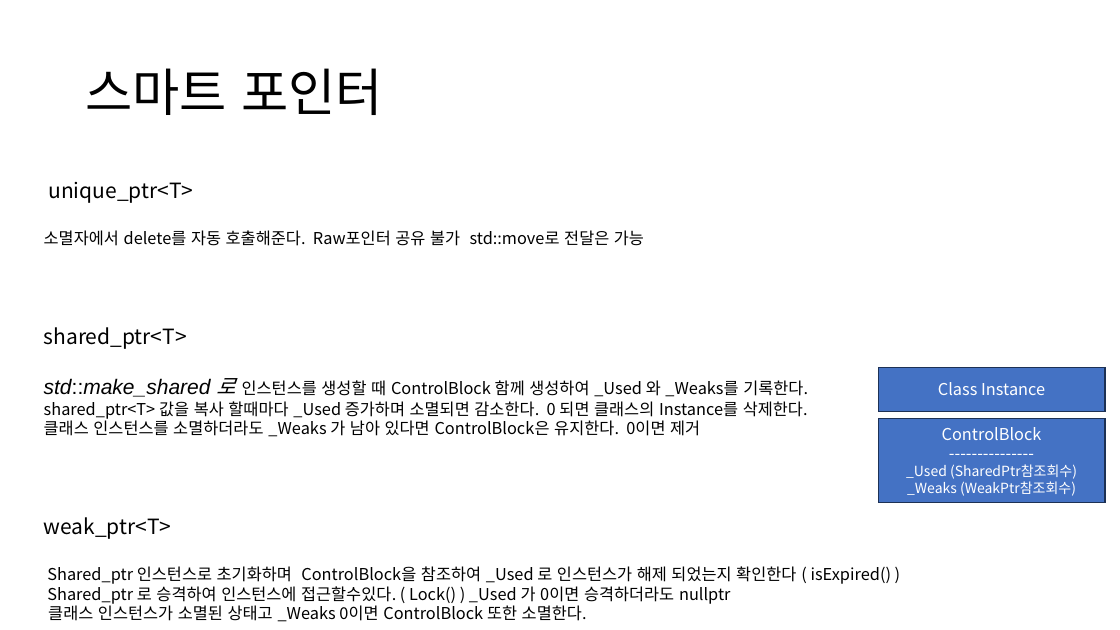
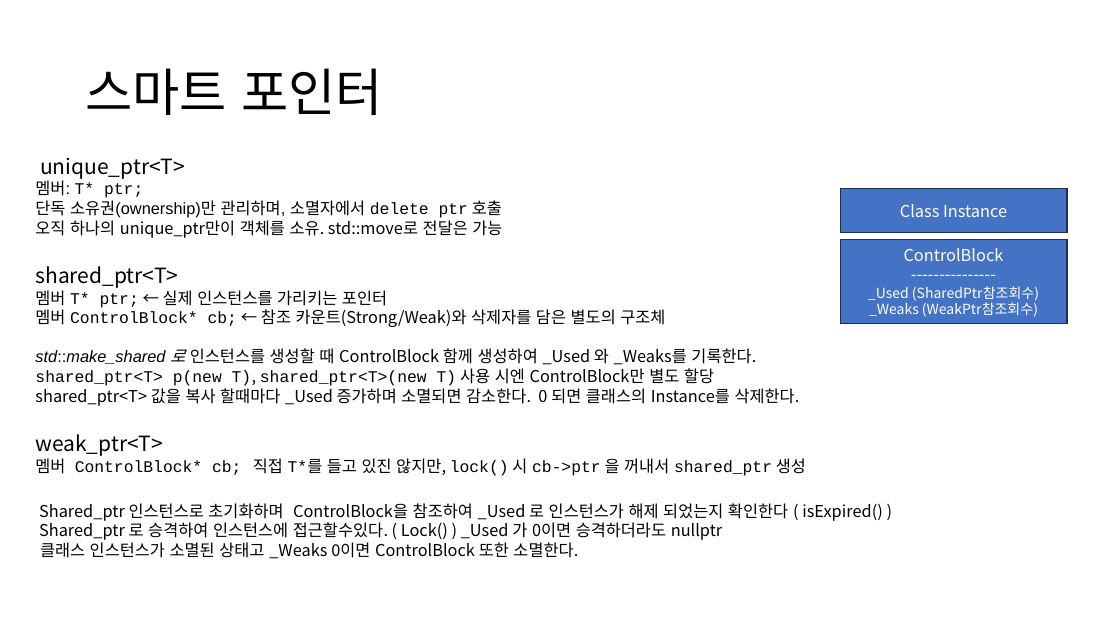
Before and after one commit to ldw9981/Direct2D_1.4, a slide deck: slide 4 of ppt/자원공유.pptx. Drawn at 1120x630 pixels with LibreOffice and Linux fonts; fonts in the diff are those of the drawing. Boxes give left, top, right and bottom in pixels: in the first picture for what was removed or moved away, otherwise in the second. Text is boxed around its words. In the diff, an @@ line names an element or a change of style, - is before the commit and + after.

Commit message:
update

```diff
--- a/ppt/자원공유.pptx
+++ b/ppt/자원공유.pptx
@@ text "unique_ptr<T>": place and size @@
-text "unique_ptr<T>" at box(44, 182, 891, 622)
+text "unique_ptr<T>" at box(35, 158, 882, 559)
@@ text at box(35, 180, 502, 238): text changed @@
-소멸자에서 delete를 자동 호출해준다. Raw포인터 공유 불가 std::move로 전달은 가능
+멤버: T* ptr;
+단독 소유권(ownership)만 관리하며, 소멸자에서 delete ptr 호출
+오직 하나의 unique_ptr만이 객체를 소유. std::move로 전달은 가능
@@ rectangle "Class Instance": place and size @@
-rectangle "Class Instance" at box(879, 367, 1106, 412)
+rectangle "Class Instance" at box(840, 188, 1067, 233)
@@ rectangle "ControlBlock": place and size @@
-rectangle "ControlBlock" at box(879, 418, 1106, 502)
+rectangle "ControlBlock" at box(840, 239, 1067, 323)
@@ text at box(35, 290, 665, 327): paragraphs added @@
+멤버 T* ptr; ← 실제 인스턴스를 가리키는 포인터
+멤버 ControlBlock* cb; ← 참조 카운트(Strong/Weak)와 삭제자를 담은 별도의 구조체
@@ text at box(35, 348, 756, 365): size 18 to 14 pt in "std::make_shared 로" @@
@@ text at box(35, 368, 714, 386): paragraph added @@
+shared_ptr<T> p(new T), shared_ptr<T>(new T) 사용 시엔 ControlBlock만 별도 할당
@@ text at box(44, 418, 700, 437): paragraph removed @@
-클래스 인스턴스를 소멸하더라도 _Weaks 가 남아 있다면 ControlBlock은 유지한다. 0이면 제거
@@ text at box(35, 458, 806, 476): paragraph added @@
+멤버 ControlBlock* cb; 직접 T*를 들고 있진 않지만, lock() 시 cb->ptr 을 꺼내서 shared_ptr 생성
```
